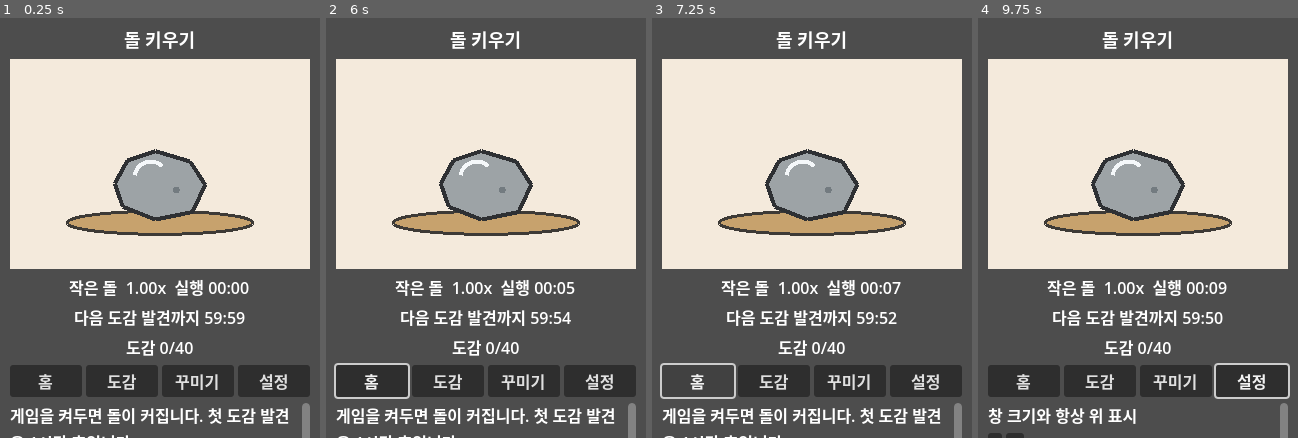
Above: before the commit, frames 1-4 (left to right).
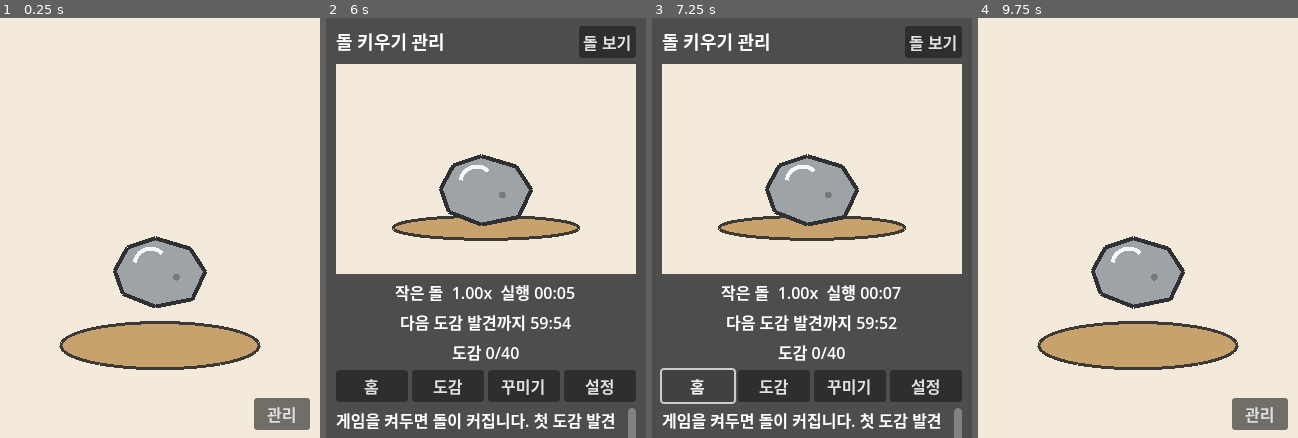
Above: after the commit, the same moments.

Repository: chococobyeol/growingStone_casual
Game: Godot game, scene res://scenes/main.tscn
Same seed, same stepped clock (60 frames per second), same inputs: the game is played once before the commit and once after it.
Inputs (mouse positions are in pixels of both pictures, inside the frame that each line leads up to):
- Up to frame 1 (0.25 s): no input
- Up to frame 2 (6 s): click (607, 412) at 0.5 s, where only the run after the commit has a clickable "관리"; click (607, 43) at 1.25 s, where only the run after the commit has a clickable "돌 보기"; click (370, 379) at 2 s, where only the run before the commit has a clickable "홈"; click (447, 379) at 2.75 s, where only the run before the commit has a clickable "도감"; click (524, 379) at 3.5 s, where only the run before the commit has a clickable "꾸미기"; click (601, 379) at 4.25 s, where only the run before the commit has a clickable "설정"; click (370, 379) at 5 s, where only the run before the commit has a clickable "홈"; click (607, 412) at 5.75 s, where only the run after the commit has a clickable "관리"
- Up to frame 3 (7.25 s): click "홈" at 6.5 s
- Up to frame 4 (9.75 s): click "도감" at 7.25 s; click "꾸미기" at 8 s; click "설정" at 8.75 s; click (1259, 43) at 9.5 s, where only the run after the commit has a clickable "돌 보기"

The runs differ from the first frame. In frame 1, 59% of the frame differs, in the area x 0-100%, y 0-100%; in frame 2, 16%; in frame 3, 15%; in frame 4, 59%.

Commit message:
feat: split widget and management UI

Diff:
--- a/project.godot
+++ b/project.godot
@@ -15,6 +15,10 @@
 config/features=PackedStringArray("4.5")
 config/icon="res://icon.svg"
 
+[debug]
+
+gdscript/warnings/treat_warnings_as_errors=false
+
 [display]
 
 window/size/viewport_width=320
@@ -25,10 +29,6 @@
 window/stretch/mode="canvas_items"
 window/stretch/aspect="expand"
 
-[debug]
-
-gdscript/warnings/treat_warnings_as_errors=false
-
 [rendering]
 
 renderer/rendering_method="mobile"
--- a/scripts/main.gd
+++ b/scripts/main.gd
@@ -6,6 +6,8 @@
 const DEFAULT_WINDOW_SIZE := Vector2i(320, 420)
 const MIN_WINDOW_SIZE := Vector2i(240, 320)
 const MAX_WINDOW_SIZE := Vector2i(480, 640)
+const MANAGEMENT_WINDOW_SIZE := Vector2i(760, 720)
+const MANAGEMENT_MIN_SIZE := Vector2i(640, 560)
 
 var StageView := preload("res://scripts/stage_view.gd")
 
@@ -70,6 +72,7 @@
 		"accessory_3": ""
 	},
 	"window_size": [320, 420],
+	"widget_window_size": [320, 420],
 	"always_on_top": true,
 	"last_discovery": ""
 }
@@ -81,6 +84,7 @@
 var content: VBoxContainer
 var save_accumulator := 0.0
 var current_tab := "home"
+var management_open := false
 var rng := RandomNumberGenerator.new()
 
 func _ready() -> void:
@@ -108,6 +112,42 @@
 		_save_game()
 
 func _build_ui() -> void:
+	for child in get_children():
+		child.queue_free()
+	if management_open:
+		_build_management_ui()
+	else:
+		_build_widget_ui()
+
+func _build_widget_ui() -> void:
+	var root := Control.new()
+	root.set_anchors_preset(Control.PRESET_FULL_RECT)
+	add_child(root)
+
+	stage_view = StageView.new()
+	stage_view.set_anchors_preset(Control.PRESET_FULL_RECT)
+	root.add_child(stage_view)
+
+	var open_button := Button.new()
+	open_button.text = "관리"
+	open_button.custom_minimum_size = Vector2(56, 30)
+	open_button.anchor_left = 1.0
+	open_button.anchor_right = 1.0
+	open_button.anchor_top = 1.0
+	open_button.anchor_bottom = 1.0
+	open_button.offset_left = -66
+	open_button.offset_top = -40
+	open_button.offset_right = -10
+	open_button.offset_bottom = -10
+	open_button.pressed.connect(_open_management)
+	root.add_child(open_button)
+
+	status_label = null
+	discovery_label = null
+	count_label = null
+	content = null
+
+func _build_management_ui() -> void:
 	var root := VBoxContainer.new()
 	root.set_anchors_preset(Control.PRESET_FULL_RECT)
 	root.add_theme_constant_override("separation", 6)
@@ -117,11 +157,19 @@
 	root.offset_bottom = -8
 	add_child(root)
 
+	var header := HBoxContainer.new()
+	root.add_child(header)
+
 	var title := Label.new()
-	title.text = "돌 키우기"
-	title.horizontal_alignment = HORIZONTAL_ALIGNMENT_CENTER
+	title.text = "돌 키우기 관리"
+	title.size_flags_horizontal = Control.SIZE_EXPAND_FILL
 	title.add_theme_font_size_override("font_size", 18)
-	root.add_child(title)
+	header.add_child(title)
+
+	var close_button := Button.new()
+	close_button.text = "돌 보기"
+	close_button.pressed.connect(_close_management)
+	header.add_child(close_button)
 
 	stage_view = StageView.new()
 	stage_view.size_flags_vertical = Control.SIZE_EXPAND_FILL
@@ -170,20 +218,29 @@
 
 func _refresh_all() -> void:
 	var size_multiplier := _size_multiplier()
-	stage_view.set_stage(size_multiplier, state.loadout)
+	if is_instance_valid(stage_view):
+		stage_view.set_stage(size_multiplier, state.loadout)
 	_refresh_status()
-	_refresh_tab()
+	if management_open:
+		_refresh_tab()
 
 func _refresh_status() -> void:
 	var size_multiplier := _size_multiplier()
+	if not is_instance_valid(stage_view):
+		return
+	stage_view.set_stage(size_multiplier, state.loadout)
+	if not management_open:
+		return
+	if not is_instance_valid(status_label):
+		return
 	status_label.text = "%s  %.2fx  실행 %s" % [state.stone_name, size_multiplier, _format_time(state.active_seconds)]
 	var remaining: float = max(0.0, DISCOVERY_INTERVAL - float(state.discovery_elapsed))
 	discovery_label.text = "다음 도감 발견까지 %s" % _format_time(remaining)
 	count_label.text = "도감 %d/%d" % [_discovered_count(), _total_catalog_count()]
-	if is_instance_valid(stage_view):
-		stage_view.set_stage(size_multiplier, state.loadout)
 
 func _refresh_tab() -> void:
+	if not is_instance_valid(content):
+		return
 	for child in content.get_children():
 		child.queue_free()
 	if current_tab == "home":
@@ -360,7 +417,8 @@
 	var path := "%s/%s" % [SCREENSHOT_DIR, file_name]
 	image.save_png(path)
 	state.last_discovery = "스크린샷 저장: %s" % ProjectSettings.globalize_path(path)
-	_refresh_tab()
+	if management_open:
+		_refresh_tab()
 
 func _resize_window(delta: int) -> void:
 	var current := DisplayServer.window_get_size()
@@ -369,20 +427,43 @@
 		clamp(current.y + int(delta * 1.25), MIN_WINDOW_SIZE.y, MAX_WINDOW_SIZE.y)
 	)
 	state.window_size = [next.x, next.y]
+	state.widget_window_size = [next.x, next.y]
 	_apply_window_settings()
 	_save_game()
 
 func _apply_window_settings() -> void:
-	var window_size := Vector2i(int(state.window_size[0]), int(state.window_size[1]))
-	window_size.x = clamp(window_size.x, MIN_WINDOW_SIZE.x, MAX_WINDOW_SIZE.x)
-	window_size.y = clamp(window_size.y, MIN_WINDOW_SIZE.y, MAX_WINDOW_SIZE.y)
+	var window_size := _current_target_window_size()
 	DisplayServer.window_set_size(window_size)
-	DisplayServer.window_set_min_size(MIN_WINDOW_SIZE)
+	DisplayServer.window_set_min_size(MANAGEMENT_MIN_SIZE if management_open else MIN_WINDOW_SIZE)
 	DisplayServer.window_set_flag(DisplayServer.WINDOW_FLAG_ALWAYS_ON_TOP, bool(state.always_on_top))
 
 func _store_window_state() -> void:
+	if management_open:
+		return
 	var current_window_size := DisplayServer.window_get_size()
 	state.window_size = [current_window_size.x, current_window_size.y]
+	state.widget_window_size = [current_window_size.x, current_window_size.y]
+
+func _current_target_window_size() -> Vector2i:
+	if management_open:
+		return MANAGEMENT_WINDOW_SIZE
+	var saved_size := Vector2i(int(state.widget_window_size[0]), int(state.widget_window_size[1]))
+	saved_size.x = clamp(saved_size.x, MIN_WINDOW_SIZE.x, MAX_WINDOW_SIZE.x)
+	saved_size.y = clamp(saved_size.y, MIN_WINDOW_SIZE.y, MAX_WINDOW_SIZE.y)
+	return saved_size
+
+func _open_management() -> void:
+	_store_window_state()
+	management_open = true
+	_apply_window_settings()
+	_build_ui()
+	_refresh_all()
+
+func _close_management() -> void:
+	management_open = false
+	_apply_window_settings()
+	_build_ui()
+	_refresh_all()
 
 func _load_game() -> void:
 	if not FileAccess.file_exists(SAVE_PATH):
@@ -404,6 +485,8 @@
 			state.loadout[key] = ""
 	if not state.has("window_size") or state.window_size.size() != 2:
 		state.window_size = [DEFAULT_WINDOW_SIZE.x, DEFAULT_WINDOW_SIZE.y]
+	if not state.has("widget_window_size") or state.widget_window_size.size() != 2:
+		state.widget_window_size = state.window_size.duplicate()
 
 func _save_game() -> void:
 	_store_window_state()
Not shown, added: icon.svg.import
Not shown, added: scripts/main.gd.uid
Not shown, added: scripts/stage_view.gd.uid
Not shown, changed: .gitignore
Not shown, changed: README.md
Not shown, changed: TEST_PLAN.md
Not shown, changed: contracts/data.md
Not shown, changed: project-prd.md
